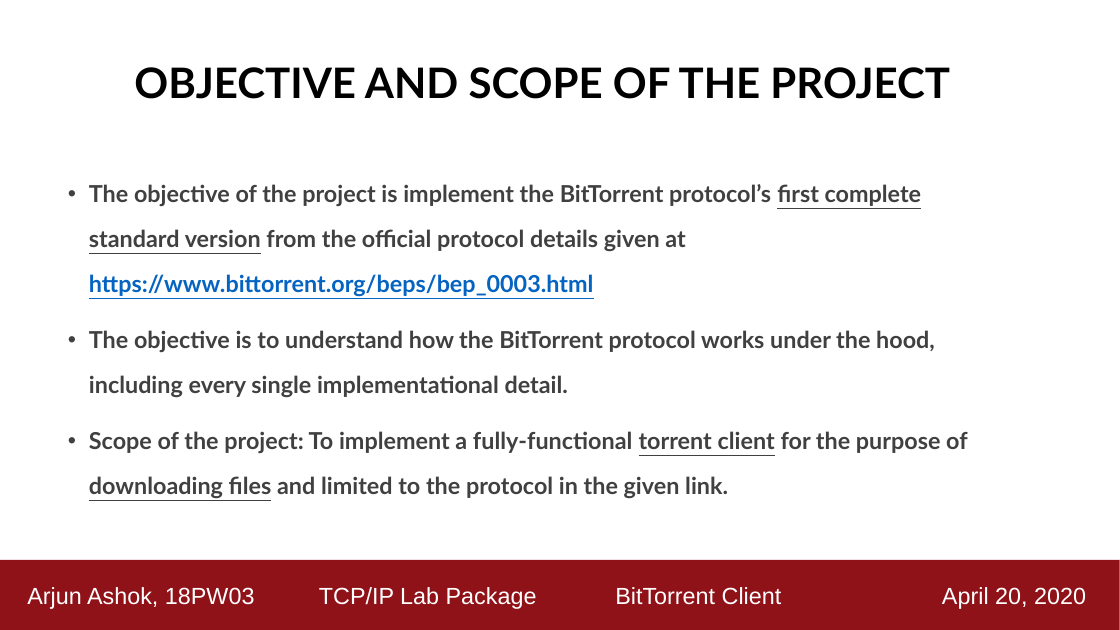
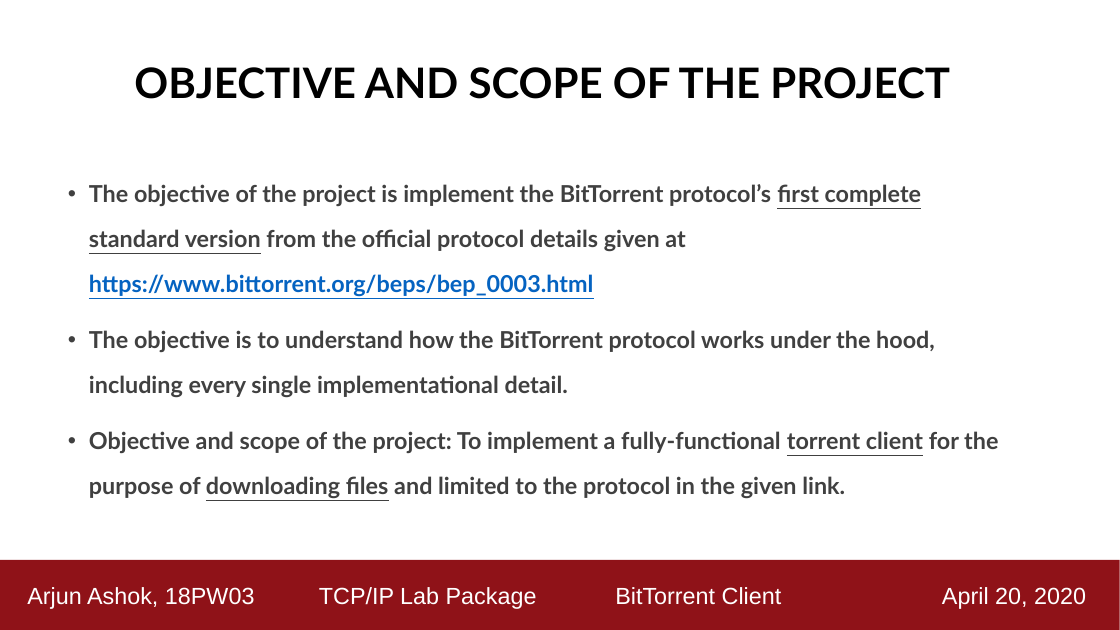
Before and after one commit to ashok-arjun/Torrenter, a slide deck: slide 4 of Demo_Presentation.pptx. Drawn at 1120x630 pixels with LibreOffice and Linux fonts; fonts in the diff are those of the drawing. Boxes give left, top, right and bottom in pixels: in the first picture for what was removed or moved away, otherwise in the second. Text is boxed around its words. In the diff, an @@ line names an element or a change of style, - is before the commit and + after.

```diff
--- a/Demo_Presentation.pptx
+++ b/Demo_Presentation.pptx
@@ text at <box>89,431,998,498</box>: text changed @@
-• Scope of the project: To implement a fully-functional torrent client for the purpose of downloading files and limited to the protocol in the given link.
+• Objective and scope of the project: To implement a fully-functional torrent client for the purpose of downloading files and limited to the protocol in the given link.
```
Also in this commit, not shown: 9 other slides changed, 9 slides added, 39 other files.
